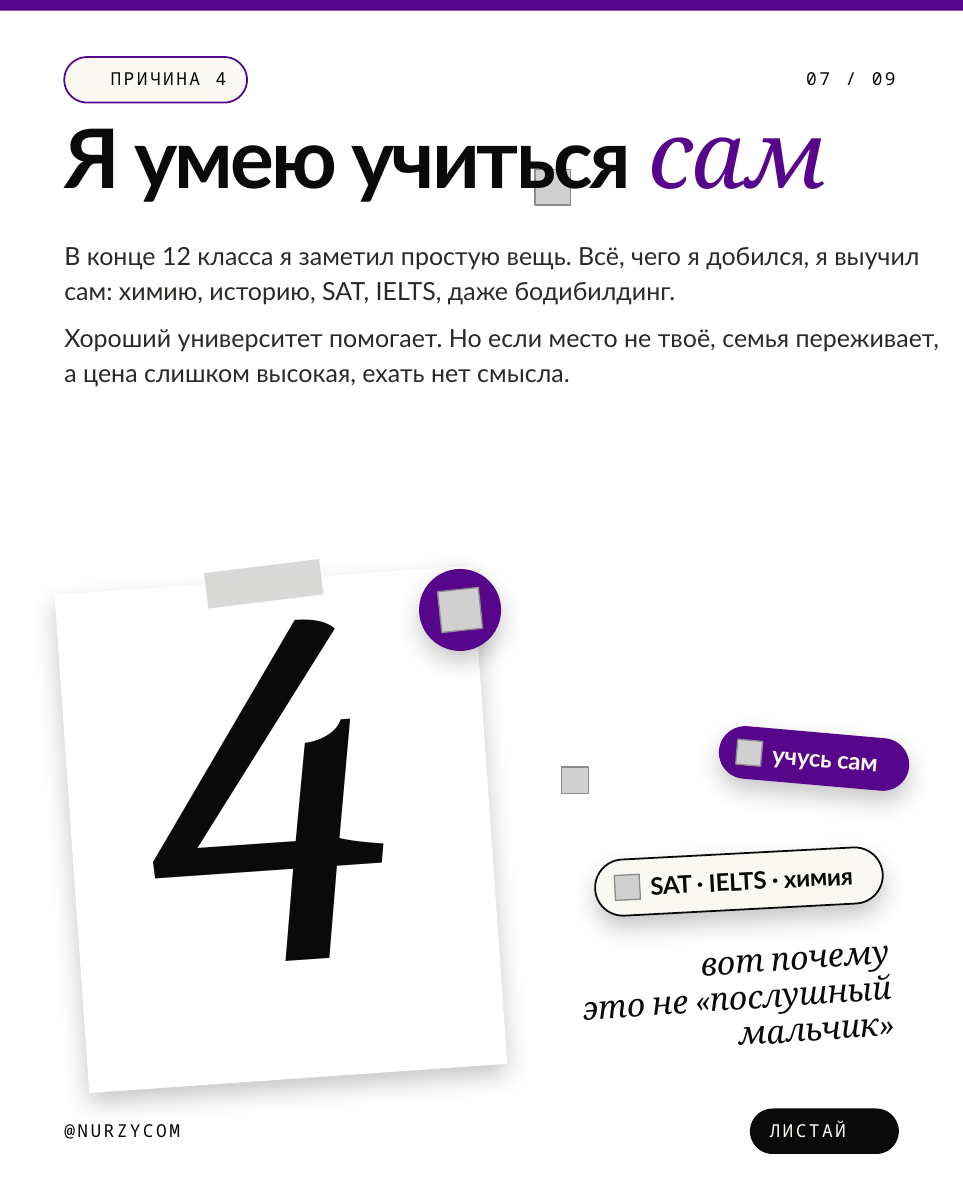
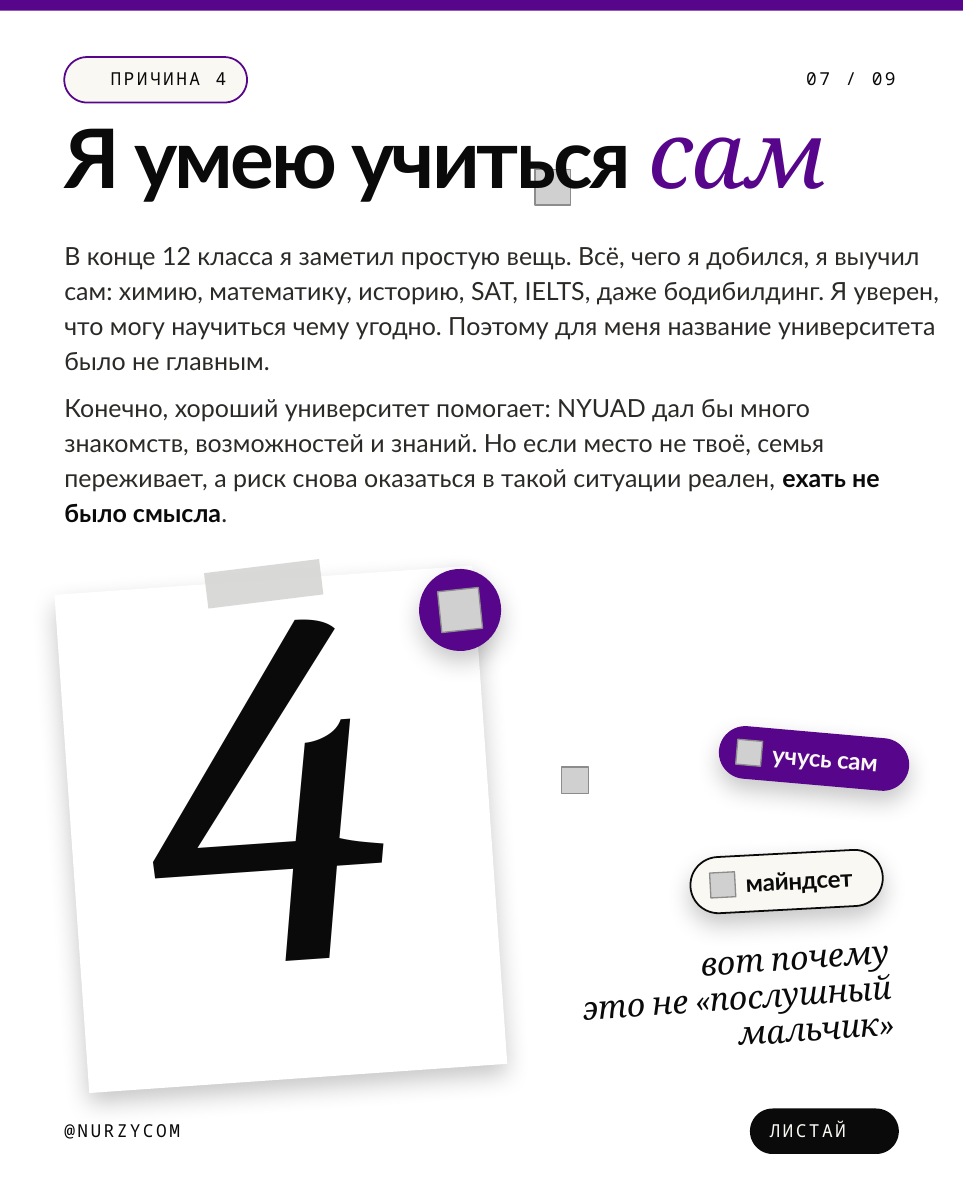
Before and after one commit to galiandojonathan-ship-it1/nurzycom_brand, a slide deck: slide 7 of social/pptx/reasons-170m.pptx. Drawn at 963x1204 pixels with LibreOffice and Linux fonts; fonts in the diff are those of the drawing; grey boxes stand for pictures; background and template pictures are left out. Boxes give left, top, right and bottom in pixels: in the first picture for what was removed or moved away, otherwise in the second. Text is boxed around its words. In the diff, an @@ line names an element or a change of style, - is before the commit and + after.

```diff
--- a/social/pptx/reasons-170m.pptx
+++ b/social/pptx/reasons-170m.pptx
@@ text at [64, 247, 939, 370]: text changed @@
-В конце 12 класса я заметил простую вещь. Всё, чего я добился, я выучил сам: химию, историю, SAT, IELTS, даже бодибилдинг.
+В конце 12 класса я заметил простую вещь. Всё, чего я добился, я выучил сам: химию, математику, историю, SAT, IELTS, даже бодибилдинг. Я уверен, что могу научиться чему угодно. Поэтому для меня название университета было не главным.
@@ text at [64, 399, 880, 523]: text changed @@
-Хороший университет помогает. Но если место не твоё, семья переживает, а цена слишком высокая, ехать нет смысла.
+Конечно, хороший университет помогает: NYUAD дал бы много знакомств, возможностей и знаний. Но если место не твоё, семья переживает, а риск снова оказаться в такой ситуации реален, ехать не было смысла.
@@ rounded rectangle: place and size @@
-rounded rectangle at [593, 846, 883, 918]
+rounded rectangle at [689, 849, 885, 915]
@@ picture: place and size @@
-picture at [614, 874, 640, 899]
+picture at [709, 871, 735, 897]
@@ text at [746, 872, 853, 893]: text changed @@
-SAT · IELTS · химия
+майндсет
```
Also in this commit, not shown: 5 other slides changed, 13 other files.
